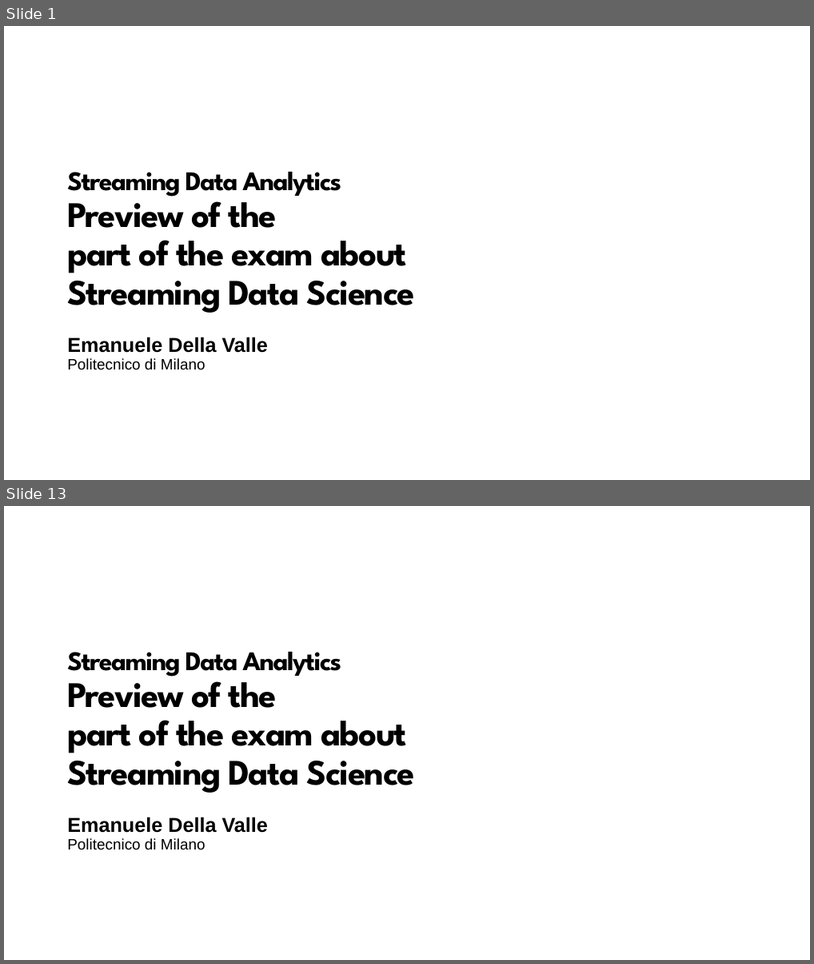
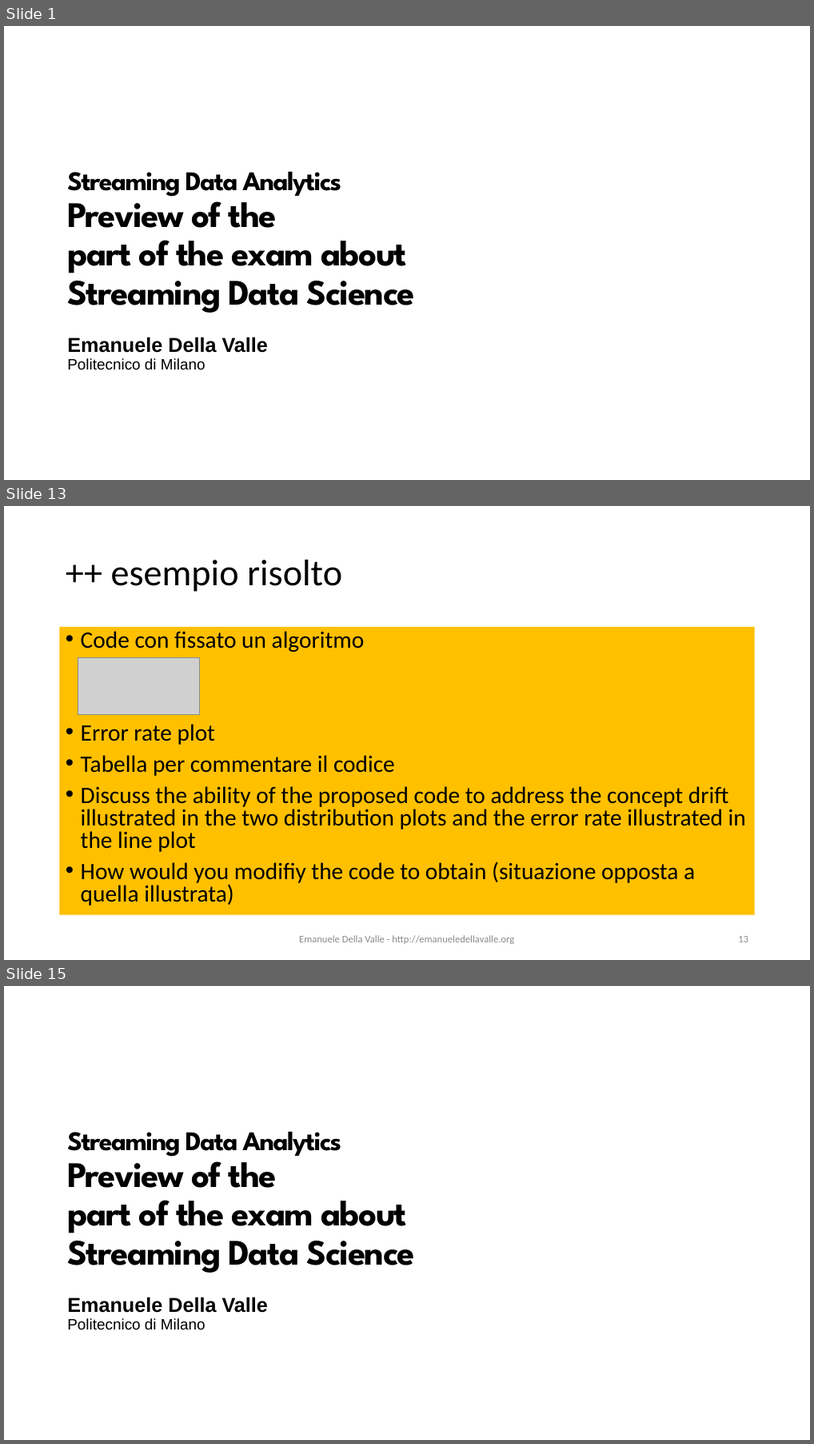
Before and after one commit to emanueledellavalle/streaming-data-analytics, a slide deck: lectures/14_SDS_exam-preview/14_Streaming-Data-Science_exam-preview.pptx. Shown one above the other, each under a label of ours: slides 1 and 13 before the commit, slides 1, 13 and 15 after it; the slides between them are not shown. The pictures are 814x964 and 814x1444 pixels, drawn with LibreOffice and Linux fonts; fonts in the diff are those of the drawing; grey boxes stand for pictures; background and template pictures are left out. Boxes give left, top, right and bottom in pixels: in the first picture for what was removed or moved away, otherwise in the second. Text is boxed around its words. In the diff, an @@ line names an element or a change of style, - is before the commit and + after.

```diff
--- a/lectures/14_SDS_exam-preview/14_Streaming-Data-Science_exam-preview.pptx
+++ b/lectures/14_SDS_exam-preview/14_Streaming-Data-Science_exam-preview.pptx
@@ slide 13 added at (x1=4, y1=506, x2=810, y2=960), background #FFFFFF @@
@@ title added at (x1=111, y1=560, x2=342, y2=592), 44 pt, text #000000 @@
+++ esempio risolto
@@ text added at (x1=60, y1=627, x2=755, y2=915), fill #FFC000, 28 pt, text #000000 @@
+• Code con fissato un algoritmo
+• Error rate plot
+• Tabella per commentare il codice
+• Discuss the ability of the proposed code to address the concept drift illustrated in the two distribution plots and the error rate illustrated in the line plot
+• How would you modifiy the code to obtain (situazione opposta a quella illustrata)
@@ picture added at (x1=78, y1=658, x2=199, y2=714) @@
@@ text added at (x1=299, y1=935, x2=514, y2=944), 12 pt, text #8C8C8C @@
+Emanuele Della Valle - http://emanueledellavalle.org
@@ page number added at (x1=738, y1=936, x2=749, y2=942), 12 pt, text #8C8C8C @@
+13
@@ what was slide 13 is now slide 15 @@
```
Also in this commit, not shown: 11 slides changed, 1 other slide added.
